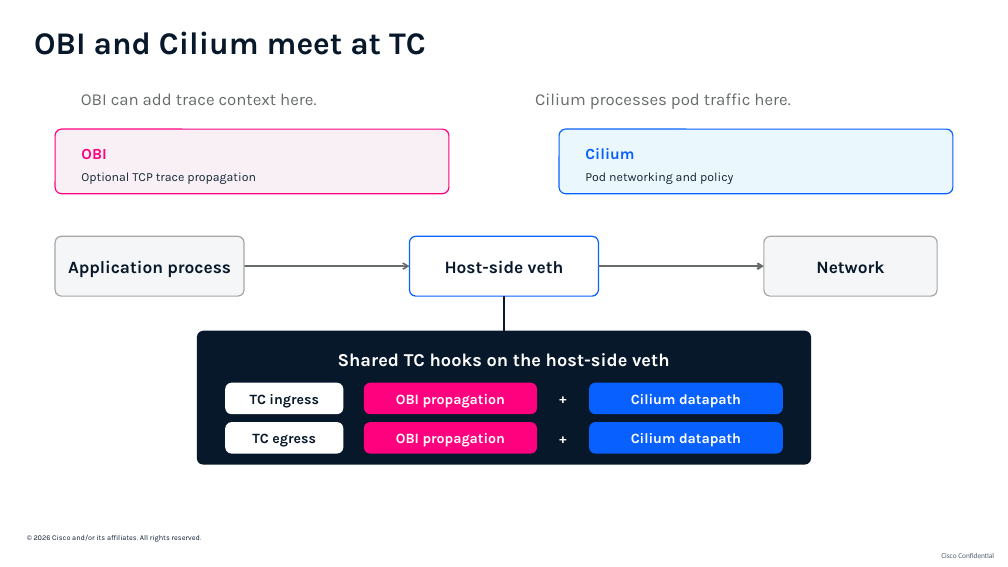
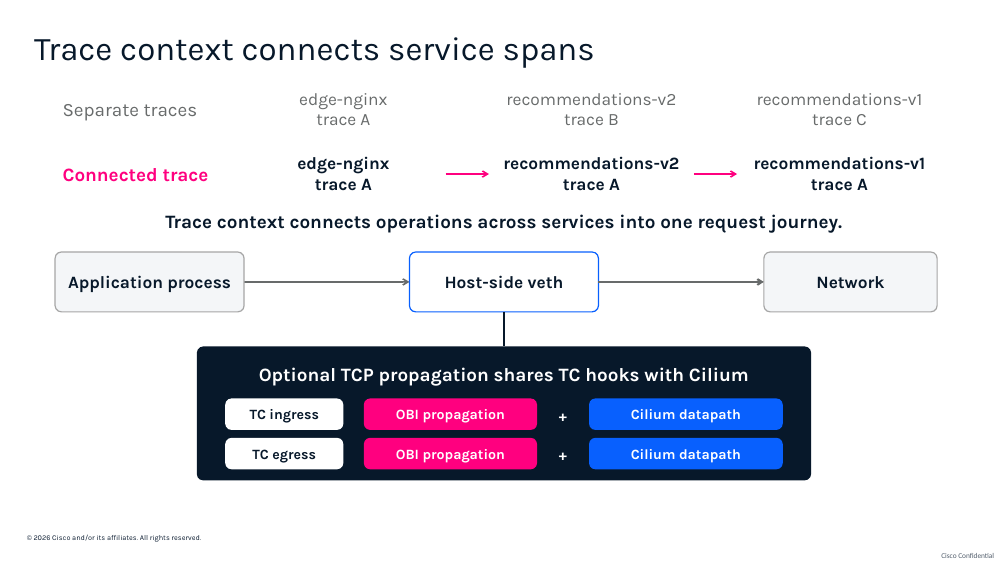
Before and after one commit to ajimenez1503/cilium-obi-demo, a slide deck: slide 9 of slides/cilium-obi-session-deck-latest.pptx. Drawn at 1008x567 pixels with LibreOffice and Linux fonts; fonts in the diff are those of the drawing; background and template pictures are left out. Boxes give left, top, right and bottom in pixels: in the first picture for what was removed or moved away, otherwise in the second. Text is boxed around its words. In the diff, an @@ line names an element or a change of style, - is before the commit and + after.

Commit message:
Clarify propagation and benchmarks, speed up demo video

```diff
--- a/slides/cilium-obi-session-deck-latest.pptx
+++ b/slides/cilium-obi-session-deck-latest.pptx
@@ text "Trace context connects service spans" at (x1=34, y1=37, x2=595, y2=68): vertical alignment top to middle @@
@@ text at (x1=34, y1=37, x2=595, y2=68): text changed; size 30 to 31.5 pt; bold off @@
-OBI and Cilium meet at TC
+Trace context connects service spans
@@ text added at (x1=63, y1=104, x2=198, y2=121), 18 pt, text #686B6B @@
+Separate traces
@@ text removed at (x1=81, y1=93, x2=790, y2=109) @@
-OBI can add trace context here. Cilium processes pod traffic here.
@@ text added at (x1=299, y1=93, x2=387, y2=125), 16.5 pt, text #686B6B @@
+edge-nginx
+trace A
@@ text added at (x1=506, y1=93, x2=676, y2=125), 16.5 pt, text #686B6B @@
+recommendations-v2
+trace B
@@ text added at (x1=757, y1=93, x2=923, y2=125), 16.5 pt, text #686B6B @@
+recommendations-v1
+trace C
@@ rounded rectangle removed at (x1=55, y1=129, x2=449, y2=194) @@
@@ text removed at (x1=81, y1=148, x2=106, y2=159) @@
-OBI
@@ rounded rectangle removed at (x1=560, y1=129, x2=954, y2=194) @@
@@ text removed at (x1=585, y1=148, x2=634, y2=159) @@
-Cilium
@@ text added at (x1=63, y1=168, x2=209, y2=182), 18 pt, text #FF007F, bold @@
+Connected trace
@@ text removed at (x1=81, y1=172, x2=256, y2=184) @@
-Optional TCP trace propagation
@@ text added at (x1=297, y1=156, x2=389, y2=191), 16.5 pt, text #07182A, bold @@
+edge-nginx
+trace A
@@ arrow added from (446, 174) to (489, 174), #FF007F 1.5 pt @@
@@ text added at (x1=503, y1=156, x2=679, y2=191), 16.5 pt, text #07182A, bold @@
+recommendations-v2
+trace A
@@ text removed at (x1=585, y1=172, x2=733, y2=184) @@
-Pod networking and policy
@@ arrow added from (694, 174) to (737, 174), #FF007F 1.5 pt @@
@@ text added at (x1=754, y1=156, x2=926, y2=191), 16.5 pt, text #07182A, bold @@
+recommendations-v1
+trace A
@@ text added at (x1=165, y1=214, x2=843, y2=233), 18 pt, text #07182A, bold @@
+Trace context connects operations across services into one request journey.
@@ 10 rounded rectangles, 2 texts, 2 arrows, 1 line moved together from (x1=55, y1=236, x2=937, y2=465) to (x1=55, y1=252, x2=937, y2=480) @@
@@ text "Optional TCP propagation shares TC ..." at (x1=259, y1=367, x2=749, y2=386): vertical alignment top to middle @@
@@ text at (x1=259, y1=367, x2=749, y2=386): text changed; size 17.3 to 18 pt @@
-Shared TC hooks on the host-side veth
+Optional TCP propagation shares TC hooks with Cilium
@@ text "+" at (x1=550, y1=402, x2=576, y2=424): size 12.8 to 14.4 pt @@
@@ text "+" at (x1=550, y1=442, x2=576, y2=464): size 12.8 to 14.4 pt @@
```
Also in this commit, not shown: 4 other slides changed, 2 other files.
